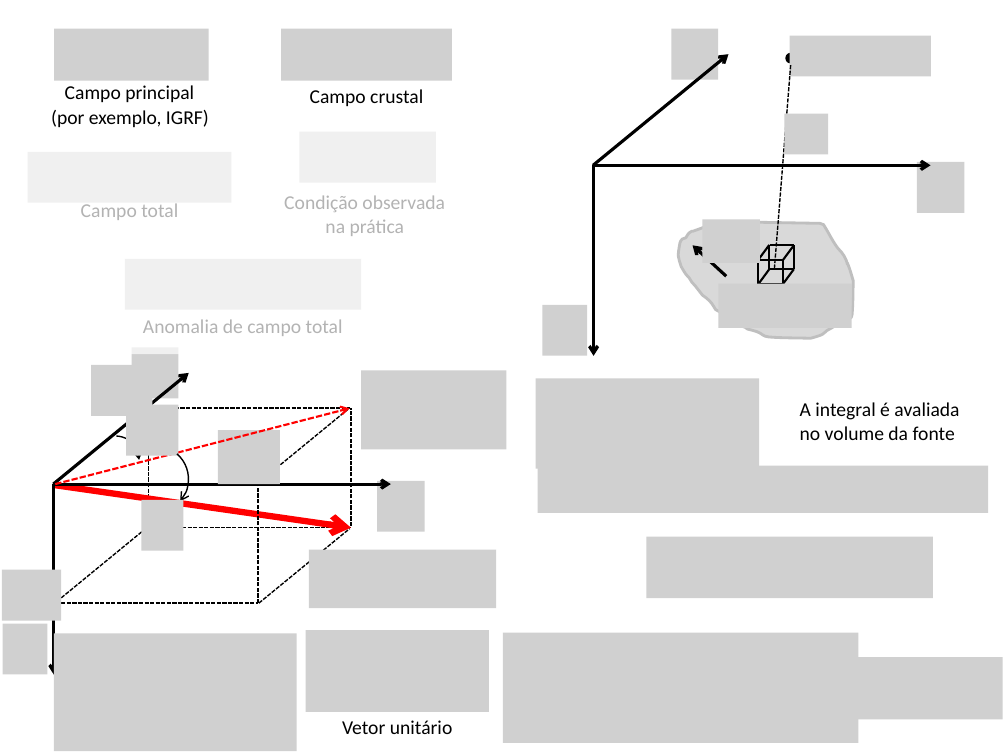
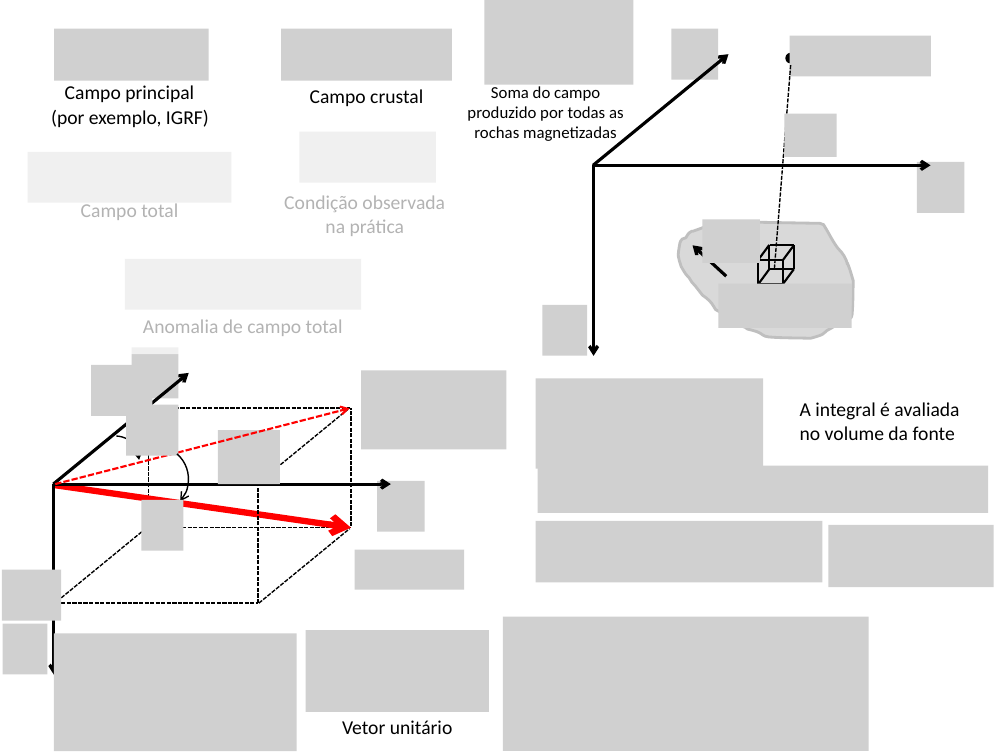
Before and after one commit to pinga-lab/CE-VII-SimBGf-2016, a slide deck: slide 13 of slides/4b_anomalia_campo_total.pptx. Drawn at 1008x756 pixels with LibreOffice and Linux fonts; fonts in the diff are those of the drawing; grey boxes stand for pictures. Boxes give left, top, right and bottom in pixels: in the first picture for what was removed or moved away, otherwise in the second. Text is boxed around its words. In the diff, an @@ line names an element or a change of style, - is before the commit and + after.

```diff
--- a/slides/4b_anomalia_campo_total.pptx
+++ b/slides/4b_anomalia_campo_total.pptx
@@ picture added at [485,0,634,85] @@
@@ text added at [467,86,624,141], 12 pt, text #000000 @@
+Soma do campo produzido por todas as rochas magnetizadas
@@ picture: place and size @@
-picture at [784,114,828,154]
+picture at [784,114,837,157]
@@ picture: place and size @@
-picture at [535,378,759,469]
+picture at [535,378,763,469]
@@ picture added at [535,521,822,583] @@
@@ picture removed at [646,536,932,598] @@
@@ picture added at [829,525,994,588] @@
@@ picture removed at [308,549,496,608] @@
@@ picture added at [355,549,465,590] @@
@@ picture: place and size @@
-picture at [503,632,859,743]
+picture at [503,617,869,751]
@@ picture removed at [838,657,1003,720] @@
```
Also in this commit, not shown: 17 other slides changed, 1 slide removed, 1 other file.
